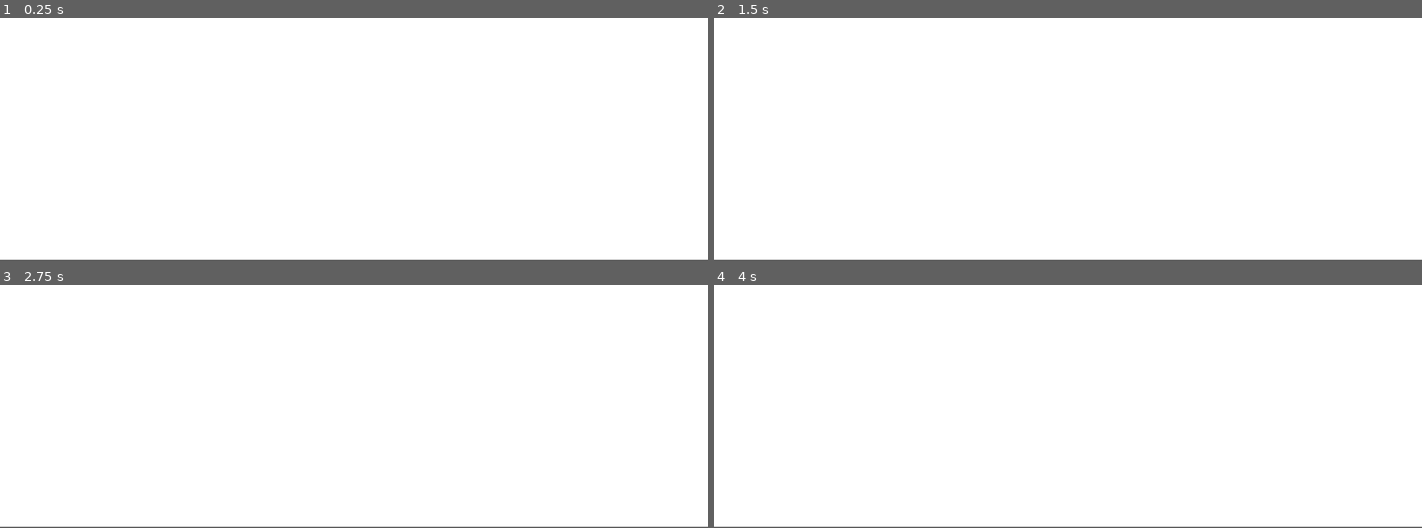
Above: before the commit, frames 1-4 (two rows, left to right).
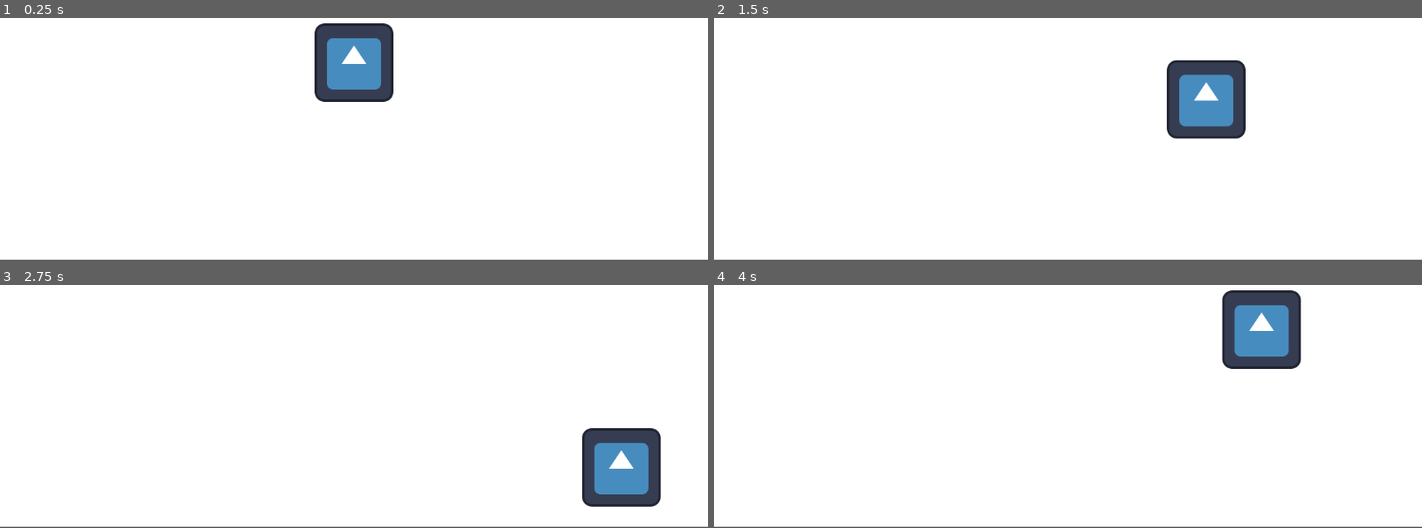
Above: after the commit, the same moments.

Repository: AugustanaCSC490Spring2025/Trail
Game: Godot game, scene res://Scenes/free_roam_game.tscn
The game is run twice, just before and just after one commit, with the same random seed, the same clock (stepped at 60 frames per second) and the same inputs. The engine's default icon, where the game draws it, is replaced by a stand-in: a white triangle on a blue panel in a dark square.
Inputs:
- Up to frame 1 (0.25 s): no input
- Up to frame 2 (1.5 s): tap Enter at 0.5 s; hold D (move right, bound only after the commit) 0.53-1.28 s; hold S (move down, bound only after the commit) from 1.28 s (still down)
- Up to frame 3 (2.75 s): release S (move down, bound only after the commit) at 2.03 s; hold D (move right, bound only after the commit) from 2.03 s (still down)
- Up to frame 4 (4 s): release D (move right, bound only after the commit) at 2.78 s; hold W (move up, bound only after the commit) 2.78-3.53 s; hold A (move left, bound only after the commit) from 3.53 s (still down)

The runs differ from the first frame. In frame 1, 3.4% of the frame differs, in the area x 44-56%, y 2-35%; in frame 2, 3.5%, in the area x 63-76%, y 17-50%; in frame 3, 3.4%; in frame 4, 3.5%.

Commit message:
Added player movement for testing

Diff:
--- a/Scenes/Player.tscn
+++ b/Scenes/Player.tscn
@@ -1,11 +1,14 @@
-[gd_scene load_steps=3 format=3 uid="uid://byqwsd2vi25ya"]
+[gd_scene load_steps=4 format=3 uid="uid://byqwsd2vi25ya"]
 
+[ext_resource type="Script" path="res://Scripts/player.gd" id="1_6r3fw"]
 [ext_resource type="Texture2D" uid="uid://b1adrotw2i4c6" path="res://Sprites/icon.svg" id="1_ngb8h"]
 
 [sub_resource type="RectangleShape2D" id="RectangleShape2D_0kbtj"]
 size = Vector2(128, 126)
 
 [node name="Player" type="CharacterBody2D"]
+motion_mode = 1
+script = ExtResource("1_6r3fw")
 
 [node name="Sprite2D" type="Sprite2D" parent="."]
 texture = ExtResource("1_ngb8h")
--- a/Scenes/free_roam_game.tscn
+++ b/Scenes/free_roam_game.tscn
@@ -1,4 +1,6 @@
-[gd_scene load_steps=3 format=3 uid="uid://djbmyhaw0cx2u"]
+[gd_scene load_steps=4 format=3 uid="uid://djbmyhaw0cx2u"]
+
+[ext_resource type="PackedScene" uid="uid://byqwsd2vi25ya" path="res://Scenes/Player.tscn" id="1_fsvvb"]
 
 [sub_resource type="Gradient" id="Gradient_hlxad"]
 offsets = PackedFloat32Array(0, 0.0301205, 0.0722892)
@@ -20,3 +22,5 @@
 spawn_path = NodePath("../SpawnedNodes")
 
 [node name="SpawnedNodes" type="Node2D" parent="."]
+
+[node name="Player" parent="." instance=ExtResource("1_fsvvb")]
--- /dev/null
+++ b/Scripts/player.gd
@@ -0,0 +1,28 @@
+extends CharacterBody2D
+
+
+const SPEED = 300.0
+const JUMP_VELOCITY = -400.0
+
+
+func _physics_process(delta: float) -> void:
+	# Get the input direction and handle the movement/deceleration.
+	# As good practice, you should replace UI actions with custom gameplay actions.
+	if Input.is_action_pressed("move up") && !Input.is_action_pressed("move down"):
+		velocity.y = -1
+	else:
+		if Input.is_action_pressed("move down") && !Input.is_action_pressed("move up"):
+			velocity.y = 1
+		else:
+			velocity.y = 0
+	if Input.is_action_pressed("move left") && !Input.is_action_pressed("move right"):
+		velocity.x = -1
+	else:
+		if Input.is_action_pressed("move right") && !Input.is_action_pressed("move left"):
+			velocity.x = 1
+		else:
+			velocity.x = 0
+	velocity = velocity.normalized()
+	velocity.x *= SPEED
+	velocity.y *= SPEED
+	move_and_slide()
--- a/project.godot
+++ b/project.godot
@@ -14,3 +14,26 @@
 run/main_scene="res://Scenes/free_roam_game.tscn"
 config/features=PackedStringArray("4.3", "Forward Plus")
 config/icon="res://Sprites/icon.svg"
+
+[input]
+
+"move up"={
+"deadzone": 0.5,
+"events": [Object(InputEventKey,"resource_local_to_scene":false,"resource_name":"","device":0,"window_id":0,"alt_pressed":false,"shift_pressed":false,"ctrl_pressed":false,"meta_pressed":false,"pressed":false,"keycode":0,"physical_keycode":87,"key_label":0,"unicode":0,"location":0,"echo":false,"script":null)
+]
+}
+"move down"={
+"deadzone": 0.5,
+"events": [Object(InputEventKey,"resource_local_to_scene":false,"resource_name":"","device":-1,"window_id":0,"alt_pressed":false,"shift_pressed":false,"ctrl_pressed":false,"meta_pressed":false,"pressed":false,"keycode":0,"physical_keycode":83,"key_label":0,"unicode":115,"location":0,"echo":false,"script":null)
+]
+}
+"move left"={
+"deadzone": 0.5,
+"events": [Object(InputEventKey,"resource_local_to_scene":false,"resource_name":"","device":-1,"window_id":0,"alt_pressed":false,"shift_pressed":false,"ctrl_pressed":false,"meta_pressed":false,"pressed":false,"keycode":0,"physical_keycode":65,"key_label":0,"unicode":97,"location":0,"echo":false,"script":null)
+]
+}
+"move right"={
+"deadzone": 0.5,
+"events": [Object(InputEventKey,"resource_local_to_scene":false,"resource_name":"","device":-1,"window_id":0,"alt_pressed":false,"shift_pressed":false,"ctrl_pressed":false,"meta_pressed":false,"pressed":false,"keycode":0,"physical_keycode":68,"key_label":0,"unicode":100,"location":0,"echo":false,"script":null)
+]
+}
